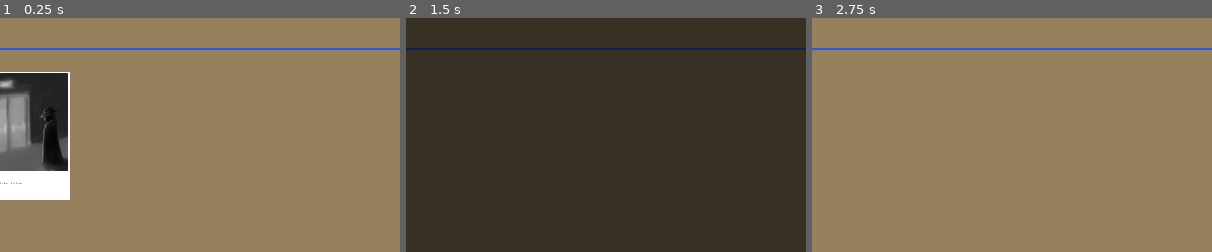
Above: before the commit, frames 1-3 (left to right).
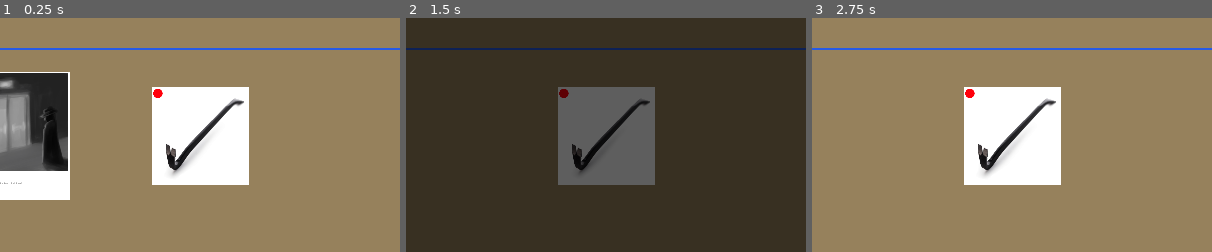
Above: after the commit, the same moments.

Repository: IanWark/VGADGameJamWinter2019
Game: Godot game, scene res://scenes/game_screen.tscn
Same seed, same stepped clock (60 frames per second), same inputs: the game is played once before the commit and once after it.
Inputs (mouse positions are % of the whole screen's width and height, from its top left):
- Up to frame 1 (0.25 s): no input
- Up to frame 2 (1.5 s): tap Enter at 0.5 s; move the mouse to (12, 19) at 0.52 s; press the mouse at (12, 19) at 0.53 s; tap Space at 1.25 s; move the mouse to (28, 19) at 1.27 s; release the mouse at (28, 19) at 1.28 s; right-click (28, 19) at 1.35 s
- Up to frame 3 (2.75 s): tap Enter at 2 s; move the mouse to (21, 53) at 2.02 s; press the mouse at (21, 53) at 2.03 s
The pictures show only the part of the screen within x 41-91%, y 29-79%; the shares and areas given below are measured in that part.

The runs differ from the first frame. In frame 1, 10% of the frame differs, in the area x 38-63%, y 29-72%; in frame 2, 10%; in frame 3, 10%.

Commit message:
finish adding clues

Diff:
--- a/scenes/clue.tscn
+++ b/scenes/clue.tscn
@@ -1,16 +1,19 @@
-[gd_scene load_steps=3 format=2]
+[gd_scene load_steps=5 format=2]
 
 [ext_resource path="res://art/clue_crowbar.jpg" type="Texture" id=1]
+[ext_resource path="res://scripts/clue.gd" type="Script" id=2]
+[ext_resource path="res://art/pin.png" type="Texture" id=3]
 
 [sub_resource type="RectangleShape2D" id=1]
 
 custom_solver_bias = 0.0
 extents = Vector2( 250, 250 )
 
-[node name="Sprite" type="Sprite" index="0"]
+[node name="clue" type="Sprite"]
 
 scale = Vector2( 0.25, 0.25 )
 texture = ExtResource( 1 )
+script = ExtResource( 2 )
 _sections_unfolded = [ "Transform" ]
 
 [node name="Area2D" type="Area2D" parent="." index="0"]
@@ -26,3 +29,12 @@
 [node name="CollisionShape2D" type="CollisionShape2D" parent="Area2D" index="0"]
 
 shape = SubResource( 1 )
+
+[node name="Pin" type="Sprite" parent="." index="1"]
+
+position = Vector2( -217.587, -217.587 )
+texture = ExtResource( 3 )
+
+[connection signal="mouse_entered" from="Area2D" to="." method="_on_Area2D_mouse_entered"]
+
+[connection signal="mouse_exited" from="Area2D" to="." method="_on_Area2D_mouse_exited"]
--- a/scenes/game_screen.tscn
+++ b/scenes/game_screen.tscn
@@ -1,10 +1,11 @@
-[gd_scene load_steps=10 format=2]
+[gd_scene load_steps=11 format=2]
 
 [ext_resource path="res://scripts/main.gd" type="Script" id=1]
 [ext_resource path="res://scenes/events/event_0_jam.tscn" type="PackedScene" id=2]
 [ext_resource path="res://scenes/events/event_1_unknown.tscn" type="PackedScene" id=3]
 [ext_resource path="res://scenes/events/event_1_a.tscn" type="PackedScene" id=4]
 [ext_resource path="res://scenes/events/event_1_b.tscn" type="PackedScene" id=5]
+[ext_resource path="res://scenes/clue.tscn" type="PackedScene" id=6]
 
 [sub_resource type="Gradient" id=1]
 
@@ -221,7 +222,11 @@
 
 position = Vector2( 448.124, 322.895 )
 
-[node name="ItemViewLayer" type="CanvasLayer" parent="." index="4"]
+[node name="Sprite" parent="." index="4" instance=ExtResource( 6 )]
+
+position = Vector2( 680.169, 322.896 )
+
+[node name="ItemViewLayer" type="CanvasLayer" parent="." index="5"]
 
 editor/display_folded = true
 layer = 1
--- a/scripts/clue.gd
+++ b/scripts/clue.gd
@@ -3,3 +3,7 @@
 # This is so we can check if an object is a clue
 func get_class():
 	return "clue"
+
+func _ready():
+	._ready()
+	scene = "res://scenes/clue.tscn"
